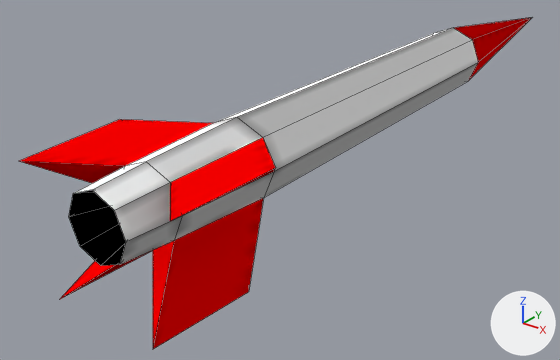
A saved change to the Blender file assets/missile.blend.
Both versions are drawn from a 50 mm camera at (11.1, -17.3, 7.3) aimed at (-2.1, -0.1, -2.7). Every picture has the same lights, and +X, +Y and +Z are marked at lower right. Mesh edges are drawn as thin lines.

Objects in the first picture: 'Missile'.
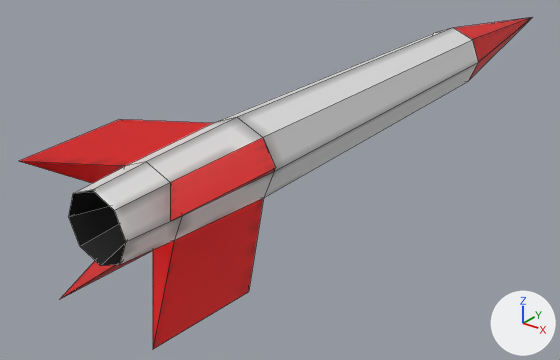
The newer file is also rescaled (x0.5) as a whole; pictures and numbers use the older file's frame.

Pixel boxes (x1, y1, x2, y2) of what changed, in the pictures (560 x 360 px):
'Missile', recoloured, modifiers changed
    both: (19, 18, 531, 349)

What changed in the scene script:
```text
Change mat_material:
    remove n1 = _N.new('ShaderNodeBsdfToon'); n1.name = 'Toon BSDF'
    add n3 = _N.new('ShaderNodeBsdfPrincipled'); n3.name = 'Principled BSDF'
    add n3.distribution = 'GGX'
    add n3.subsurface_method = 'BURLEY'
    where n0 = _N.new('ShaderNodeOutputMaterial'); n0.name = 'Material Output'
    where n2 = _N.new('ShaderNodeTexImage'); n2.name = 'Image Texture'
    remove _L.new(n1.outputs[0], n0.inputs[0])  # 'BSDF' to 'Surface'
    remove _L.new(n2.outputs[0], n1.inputs[0])  # 'Color' to 'Color'
    add _L.new(n3.outputs[0], n0.inputs[0])  # 'BSDF' to 'Surface'
    add _L.new(n2.outputs[0], n3.inputs[0])  # 'Color' to 'Base Color'
Change ob_missile:
    add _m = ob_missile.modifiers.new('EdgeSplit', 'EDGE_SPLIT')
    add _m.use_edge_angle = False
```
